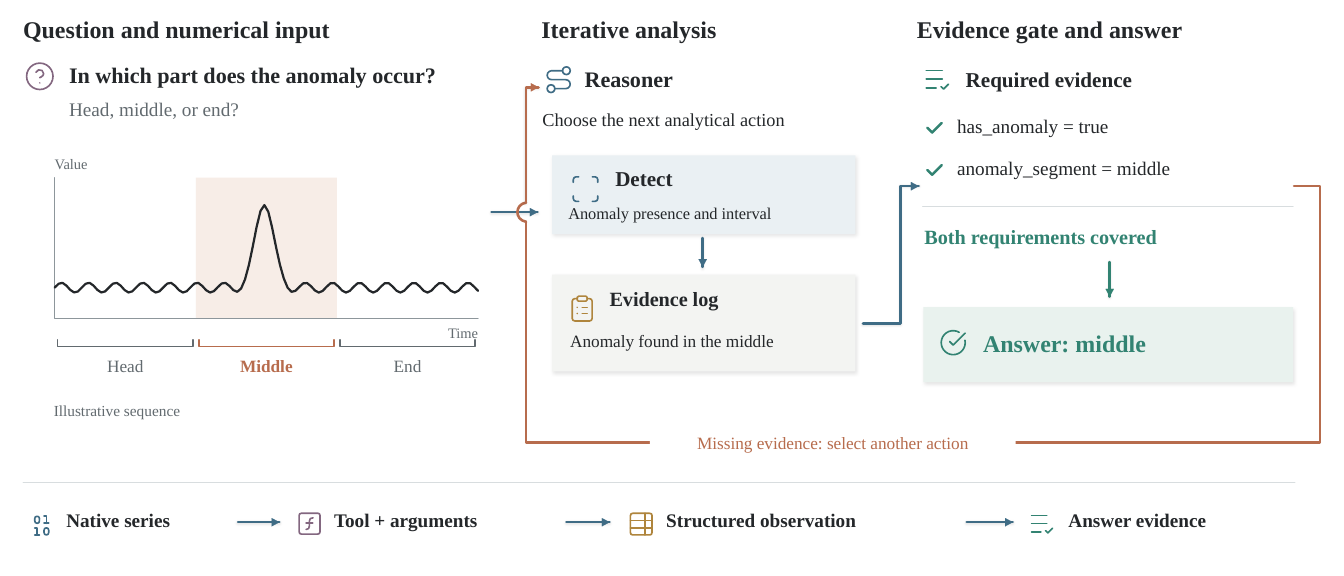
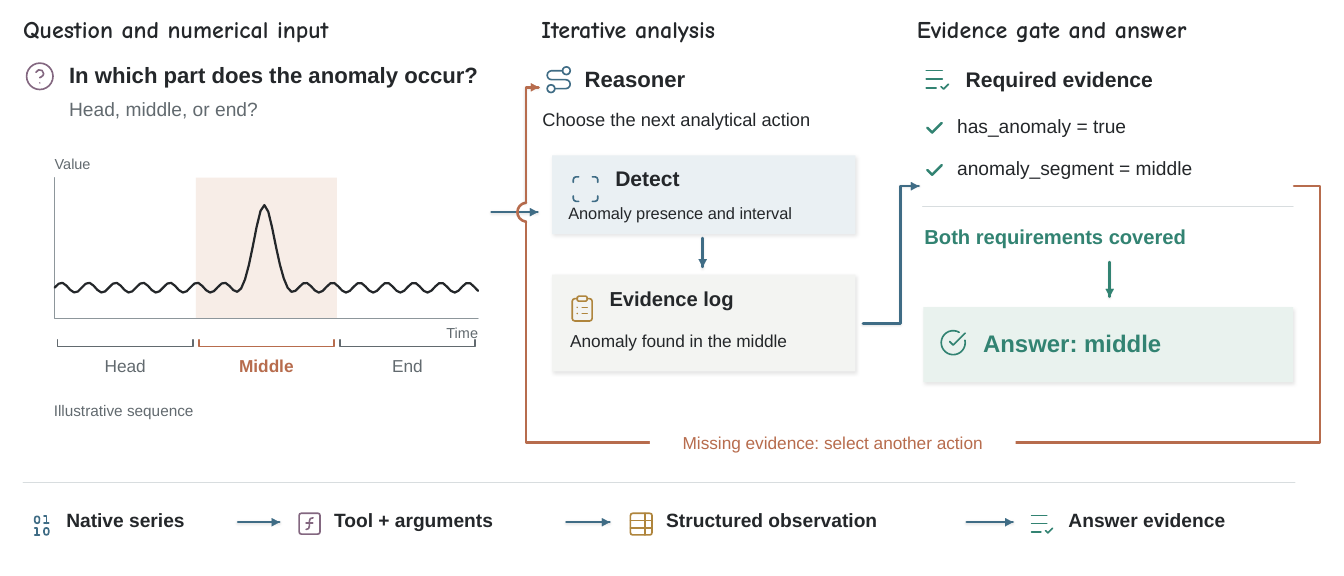
Before and after one commit to Minions-Land/Time-Series-Agents-Survey, a slide deck: slide 1 of artifacts/semantic_revision_20261022/pptx/Figure13_Semantic.pptx. Drawn at 1344x576 pixels with LibreOffice and Linux fonts; fonts in the diff are those of the drawing. Boxes give left, top, right and bottom in pixels: in the first picture for what was removed or moved away, otherwise in the second. Text is boxed around its words. In the diff, an @@ line names an element or a change of style, - is before the commit and + after.

```diff
--- a/artifacts/semantic_revision_20261022/pptx/Figure13_Semantic.pptx
+++ b/artifacts/semantic_revision_20261022/pptx/Figure13_Semantic.pptx
@@ font Times New Roman to Comic Neue in 3 elements at [23,22,329,43], [541,22,715,43], [917,22,1187,42] @@
@@ font Times New Roman to Arial in 24 elements at [69,67,478,88], [69,102,258,119], [446,327,478,341], [55,158,91,169], [105,359,146,372], [239,359,293,372], [392,359,423,372], [54,405,193,419], [585,71,686,88], [542,112,811,130], [615,171,679,186], [568,207,793,223], [610,291,733,311], [570,334,787,351], [966,71,1153,92], [957,119,1126,137], [957,161,1192,179], [924,229,1186,249], [983,334,1161,353], [683,436,983,453], [66,513,184,527], [334,513,493,531], [666,513,877,527], [1068,513,1225,527] @@
```
Also in this commit, not shown: 28 other files.
